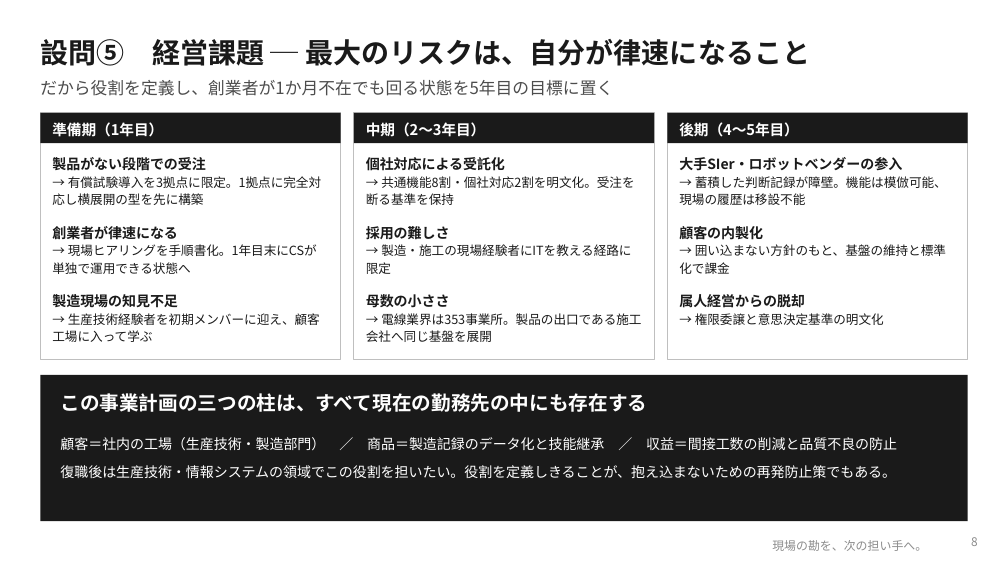
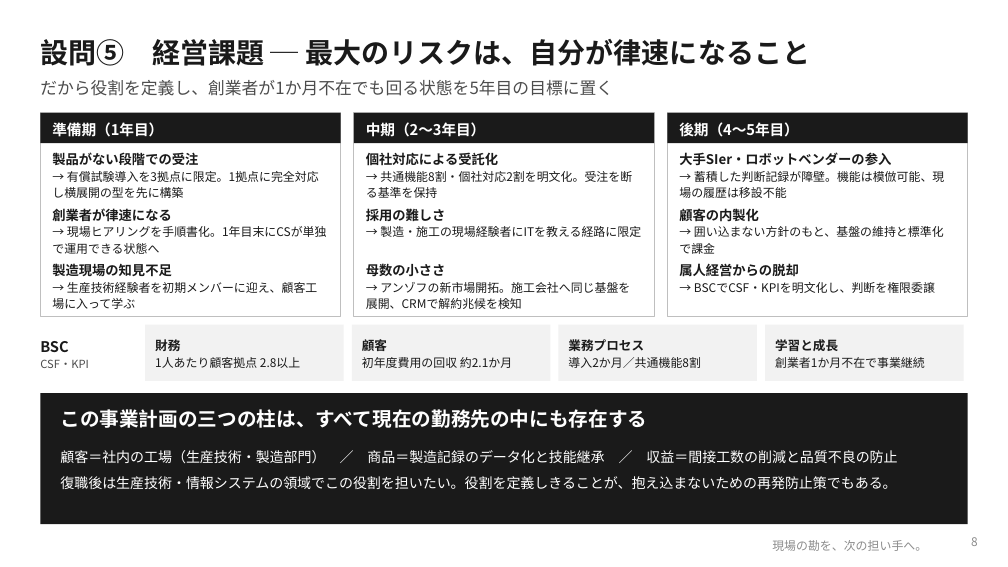
Before and after one commit to SEITOSHIKI/-ai-commute-audio-, a slide deck: slide 8 of deck/セルフマネジメント課題_事業構想プレゼン.pptx. Drawn at 1008x567 pixels with LibreOffice and Linux fonts; fonts in the diff are those of the drawing; background and template pictures are left out. Boxes give left, top, right and bottom in pixels: in the first picture for what was removed or moved away, otherwise in the second. Text is boxed around its words. In the diff, an @@ line names an element or a change of style, - is before the commit and + after.

```diff
--- a/deck/セルフマネジメント課題_事業構想プレゼン.pptx
+++ b/deck/セルフマネジメント課題_事業構想プレゼン.pptx
@@ rectangle: place and size @@
-rectangle at box(40, 113, 341, 360)
+rectangle at box(40, 113, 341, 317)
@@ rectangle: place and size @@
-rectangle at box(354, 113, 654, 360)
+rectangle at box(354, 113, 654, 317)
@@ rectangle: place and size @@
-rectangle at box(667, 113, 968, 360)
+rectangle at box(667, 113, 968, 317)
@@ text "製品がない段階での受注" at box(52, 152, 319, 182): size 10 to 9.5 pt in "製品がない段階での受注"; size 9 to 8.5 pt in "→ 有償試験導入を3拠点に限定。1拠点に完全対応し横展開の型を先に構築" @@
@@ text "個社対応による受託化" at box(366, 152, 632, 198): size 10 to 9.5 pt in "個社対応による受託化"; size 9 to 8.5 pt in "→ 共通機能8割・個社対応2割を明文化。受注を断る基準を保持" @@
@@ text "大手SIer・ロボットベンダーの参入" at box(679, 152, 944, 198): size 10 to 9.5 pt in "大手SIer・ロボットベンダーの参入"; size 9 to 8.5 pt in "→ 蓄積した判断記録が障壁。機能は模倣可能、現場の履歴は移設不能" @@
@@ text "創業者が律速になる": place and size @@
-text "創業者が律速になる" at box(52, 226, 317, 256)
+text "創業者が律速になる" at box(52, 208, 327, 237)
@@ text "創業者が律速になる" at box(52, 208, 327, 237): size 10 to 9.5 pt in "創業者が律速になる"; size 9 to 8.5 pt in "→ 現場ヒアリングを手順書化。1年目末にCSが単独で運用できる状態へ" @@
@@ text "採用の難しさ": place and size @@
-text "採用の難しさ" at box(366, 226, 631, 256)
+text "採用の難しさ" at box(366, 208, 641, 237)
@@ text "採用の難しさ" at box(366, 208, 641, 237): size 10 to 9.5 pt in "採用の難しさ"; size 9 to 8.5 pt in "→ 製造・施工の現場経験者にITを教える経路に限定" @@
@@ text "顧客の内製化": place and size @@
-text "顧客の内製化" at box(679, 226, 946, 274)
+text "顧客の内製化" at box(679, 208, 944, 254)
@@ text "顧客の内製化" at box(679, 208, 944, 254): size 10 to 9.5 pt in "顧客の内製化"; size 9 to 8.5 pt in "→ 囲い込まない方針のもと、基盤の維持と標準化で課金" @@
@@ text "製造現場の知見不足": place and size @@
-text "製造現場の知見不足" at box(52, 294, 320, 342)
+text "製造現場の知見不足" at box(52, 263, 317, 309)
@@ text "製造現場の知見不足" at box(52, 263, 317, 309): size 10 to 9.5 pt in "製造現場の知見不足"; size 9 to 8.5 pt in "→ 生産技術経験者を初期メンバーに迎え、顧客工場に入って学ぶ" @@
@@ text at box(366, 263, 446, 277): size 10 to 9.5 pt in "母数の小ささ" @@
@@ text "母数の小ささ": place and size @@
-text "母数の小ささ" at box(366, 294, 641, 342)
+text "母数の小ささ" at box(366, 263, 630, 309)
@@ text at box(679, 263, 798, 277): size 10 to 9.5 pt in "属人経営からの脱却" @@
@@ text "属人経営からの脱却": place and size @@
-text "属人経営からの脱却" at box(679, 294, 884, 325)
+text "属人経営からの脱却" at box(679, 263, 935, 293)
@@ text at box(366, 282, 630, 309): text changed; size 9 to 8.5 pt @@
-→ 電線業界は353事業所。製品の出口である施工会社へ同じ基盤を展開
+→ アンゾフの新市場開拓。施工会社へ同じ基盤を展開、CRMで解約兆候を検知
@@ text at box(694, 282, 935, 293): text changed; size 9 to 8.5 pt @@
-→ 権限委譲と意思決定基準の明文化
+→ BSCでCSF・KPIを明文化し、判断を権限委譲
@@ rectangle added at box(145, 325, 344, 381), fill #F2F2F2 @@
@@ rectangle added at box(352, 325, 550, 381), fill #F2F2F2 @@
@@ rectangle added at box(558, 325, 757, 381), fill #F2F2F2 @@
@@ rectangle added at box(765, 325, 964, 381), fill #F2F2F2 @@
@@ text added at box(40, 341, 89, 368), 8 pt, text #4D4D4D @@
+BSC
+CSF・KPI
@@ text added at box(155, 339, 300, 368), 8.5 pt, text #1A1A1A @@
+財務
+1人あたり顧客拠点 2.8以上
@@ text added at box(362, 337, 512, 368), 8.5 pt, text #1A1A1A @@
+顧客
+初年度費用の回収 約2.1か月
@@ text added at box(568, 339, 701, 368), 8.5 pt, text #1A1A1A @@
+業務プロセス
+導入2か月／共通機能8割
@@ text added at box(775, 339, 925, 368), 8.5 pt, text #1A1A1A @@
+学習と成長
+創業者1か月不在で事業継続
@@ rectangle: place and size @@
-rectangle at box(40, 375, 968, 521)
+rectangle at box(40, 393, 968, 524)
@@ text "この事業計画の三つの柱は、すべて現在の勤務先の中にも存在する": place and size @@
-text "この事業計画の三つの柱は、すべて現在の勤務先の中にも存在する" at box(60, 393, 647, 412)
+text "この事業計画の三つの柱は、すべて現在の勤務先の中にも存在する" at box(60, 409, 647, 428)
@@ text "顧客＝社内の工場（生産技術・製造部門） ／ 商品＝製造記録のデータ化と技能継承 ／ 収益＝間接工数の削減と品質不良の防止": place and size @@
-text "顧客＝社内の工場（生産技術・製造部門） ／ 商品＝製造記録のデータ化と技能継承 ／ 収益＝間接工数の削減と品質不良の防止" at box(60, 437, 897, 478)
+text "顧客＝社内の工場（生産技術・製造部門） ／ 商品＝製造記録のデータ化と技能継承 ／ 収益＝間接工数の削減と品質不良の防止" at box(60, 450, 897, 489)
@@ text "顧客＝社内の工場（生産技術・製造部門） ／ 商品＝製造記録のデータ化と技能継承 ／ 収益＝間接工数の削減と品質不良の防止" at box(60, 450, 897, 489): less space between paragraphs @@
```
Also in this commit, not shown: 3 other slides changed, 4 other files.
